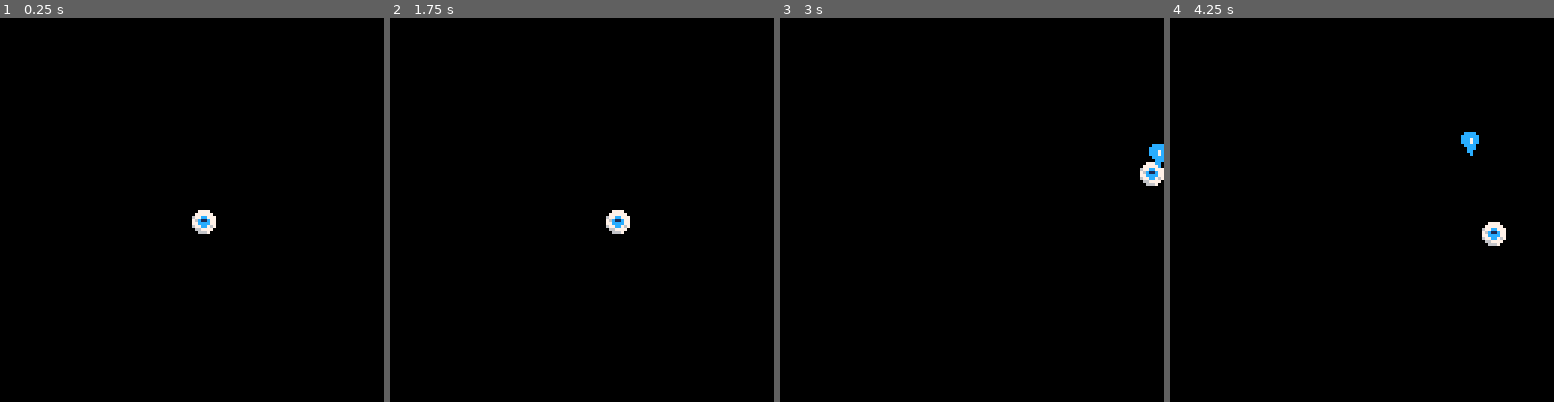
Above: before the commit, frames 1-4 (left to right).
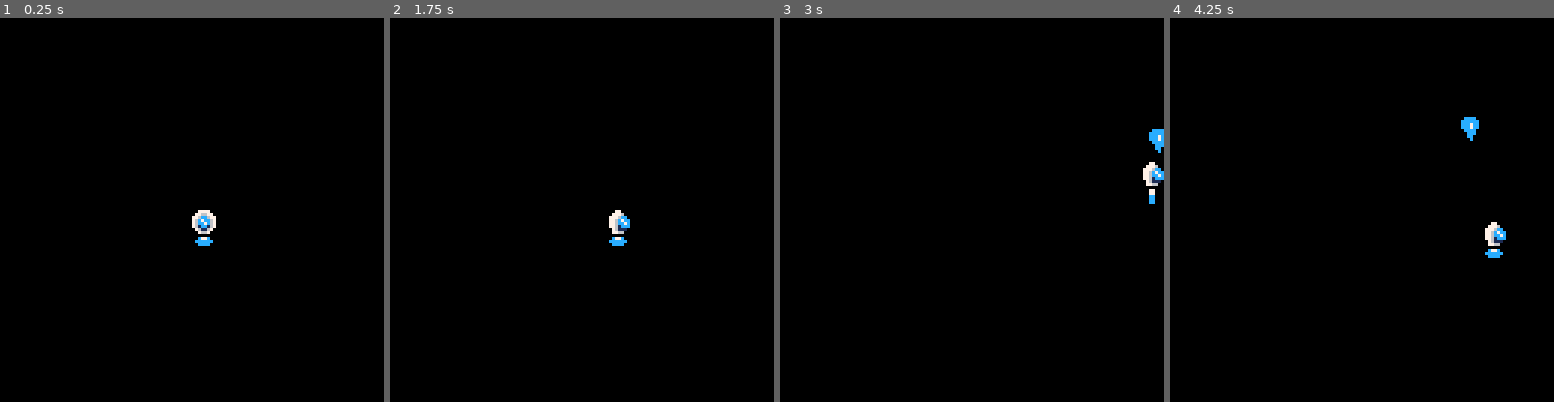
Above: after the commit, the same moments.

Repository: harsimus/monsoon
Game: PICO-8 cartridge monsoon.p8
Two runs of this game, one before a commit and one after it. Both use one fixed random seed, a clock stepped at 60 frames per second and the inputs below.
Inputs:
- Up to frame 1 (0.25 s): no input
- Up to frame 2 (1.75 s): tap X (X key) at 0.33, 1.07 s; tap O (Z key) at 0.7, 1.7 s; hold Right from 1.6 s (still down)
- Up to frame 3 (3 s): tap X (X key) at 1.85, 2.97 s; release Right at 2.1 s; tap O (Z key) at 2.1, 2.5, 2.9 s; hold Up 2.15-2.42 s; hold Right from 2.47 s (still down)
- Up to frame 4 (4.25 s): release Right at 3.03 s; hold Left 3.08-3.58 s; tap O (Z key) at 3.3, 3.7, 4.1 s; hold Down 3.63-3.97 s; hold Right from 4.02 s (still down); tap X (X key) at 4.08 s

The runs differ from the first frame. In frame 1, 0.2% of the frame differs, in the area x 50-56%, y 50-60%; in frame 2, 0.3%; in frame 3, 0.6%; in frame 4, 0.6%, in the area x 75-88%, y 25-63%.

Commit message:
Added player sprite animation and exhaust animation

Diff:
--- a/main.lua
+++ b/main.lua
@@ -4,20 +4,32 @@
 	player_position_y = 64
     player_speed_x = 0
     player_speed_y = 0
+    player_sprite = 2
+    exhaust_sprite = 5
     projectile_position_x = 64
-    projectile_position_y = 40
+    projectile_position_y = -10
     projectile_speed = 3
     normalize = 0.7
 end
 
 function _update()
-    -- Player Character Controls - Movement
+    -- Reset To Default State
     player_speed_x = 0
     player_speed_y = 0
-    if (btn(0)) then player_speed_x = -2 end
-    if (btn(1)) then player_speed_x = 2 end
+    player_sprite = 2
+
+    -- Player Character Controls - Movement
+    if (btn(0)) then
+        player_speed_x = -2
+        player_sprite = 1
+    end
+    if (btn(1)) then
+        player_speed_x = 2
+        player_sprite = 3
+    end
     if (btn(2)) then player_speed_y = -2 end
     if (btn(3)) then player_speed_y = 2 end
+
     player_position_x = player_position_x + player_speed_x
     player_position_y = player_position_y + player_speed_y
 
@@ -29,7 +41,12 @@
         projectile_position_y = player_position_y - 3
         sfx(0)
     end
+
     projectile_position_y = projectile_position_y - projectile_speed
+
+    -- Exhaust Animation
+    exhaust_sprite = exhaust_sprite + 1
+    if (exhaust_sprite > 9) then exhaust_sprite = 5 end
 
     -- Out Of Bounds (OOB) Prevention
     if player_position_x < 0 then player_position_x = 0 end
@@ -40,6 +57,10 @@
 
 function _draw()
 	cls()
-	spr(1,player_position_x,player_position_y)
-    spr(3, projectile_position_x, projectile_position_y)
+    -- Player Sprite
+	spr(player_sprite,player_position_x,player_position_y)
+    -- Exhaust Sprite
+    spr(exhaust_sprite,player_position_x,player_position_y+8)
+    -- Projectile Sprite
+    spr(16, projectile_position_x, projectile_position_y-5)
 end
Not shown, changed: 164 lines of the sprite sheet (__gfx__) section of monsoon.p8
Not shown, changed: the thumbnail (__label__) section of monsoon.p8
